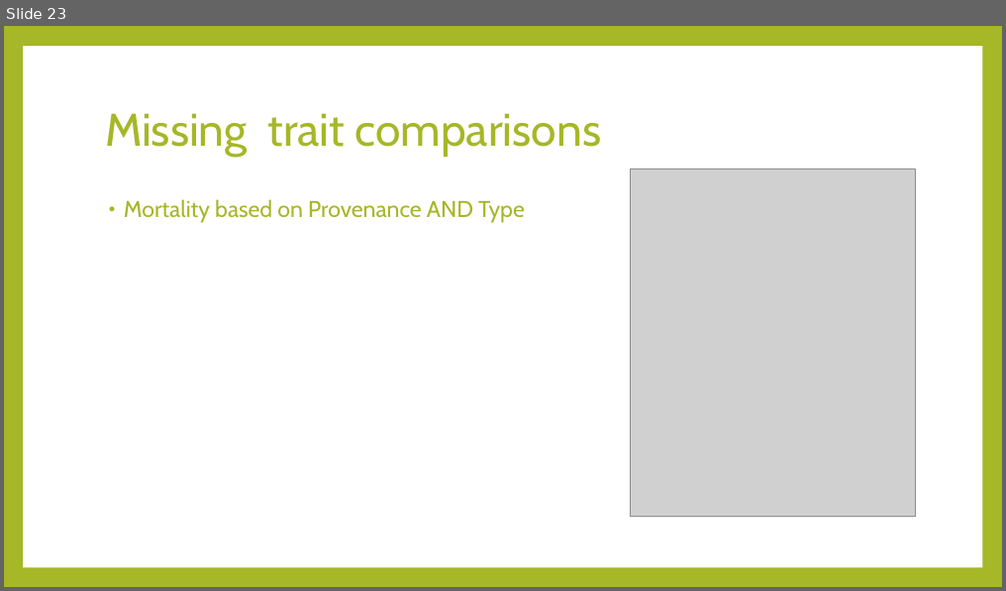
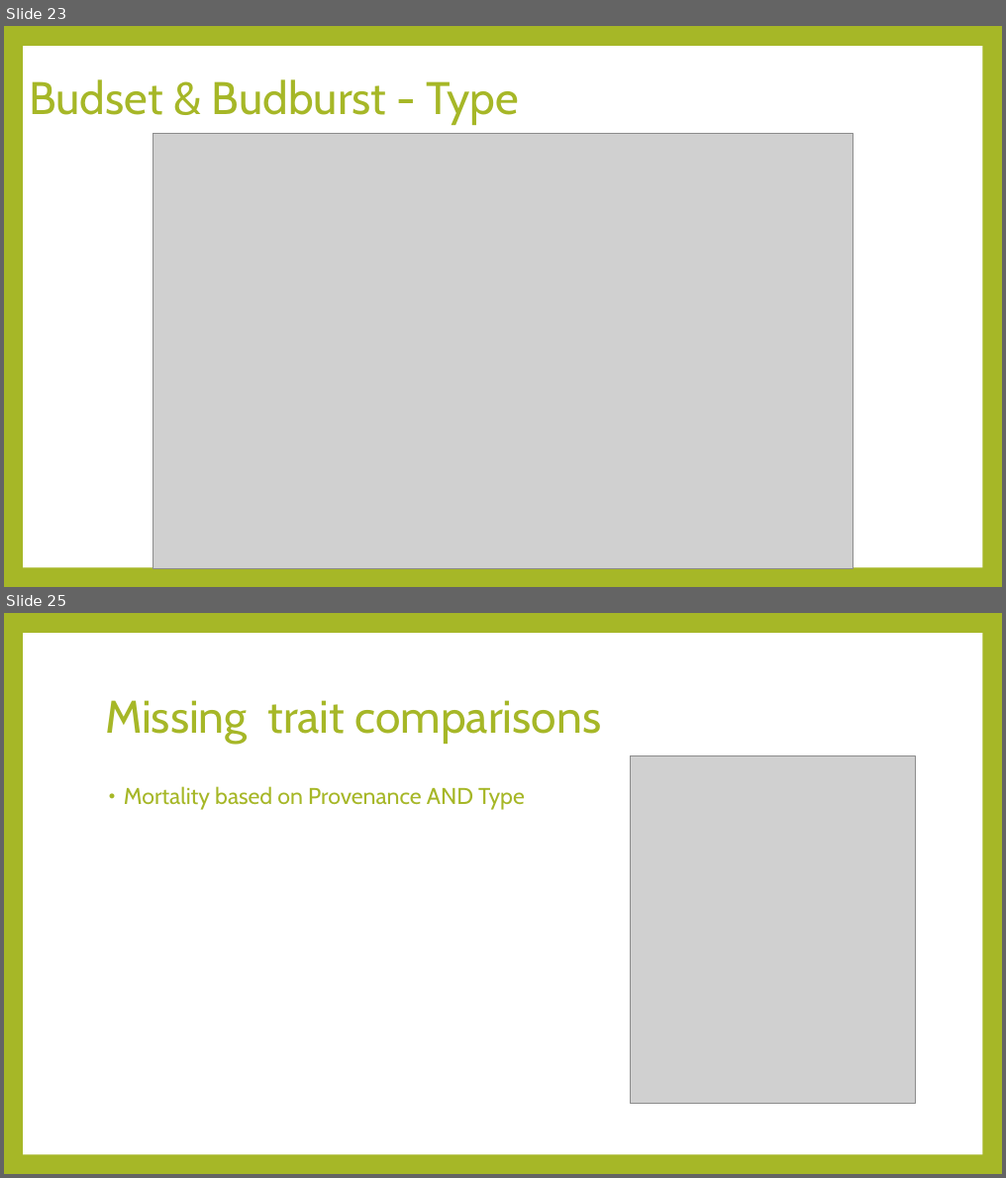
Before and after one commit to luisasenecio/RapidAdaptation, a slide deck: RapidAdaptation_DataExploration.pptx. Shown one above the other, each under a label of ours: slide 23 before the commit, slides 23 and 25 after it; the slides between them are not shown. The pictures are 1006x591 and 1006x1178 pixels, drawn with LibreOffice and Linux fonts; fonts in the diff are those of the drawing; grey boxes stand for pictures. Boxes give left, top, right and bottom in pixels: in the first picture for what was removed or moved away, otherwise in the second. Text is boxed around its words. In the diff, an @@ line names an element or a change of style, - is before the commit and + after.

```diff
--- a/RapidAdaptation_DataExploration.pptx
+++ b/RapidAdaptation_DataExploration.pptx
@@ slide 23 added at (4,26,1002,587), background #A6B727; not listed: 1 template element that a slide beside it also shows @@
@@ title added at (29,79,519,125), 44 pt, text #A6B727 @@
+Budset & Budburst - Type
@@ picture added at (152,134,853,569) @@
@@ what was slide 23 is now slide 25 @@
```
Also in this commit, not shown: 1 slide changed, 3 other slides added, 2 slides removed, 4 other files.
